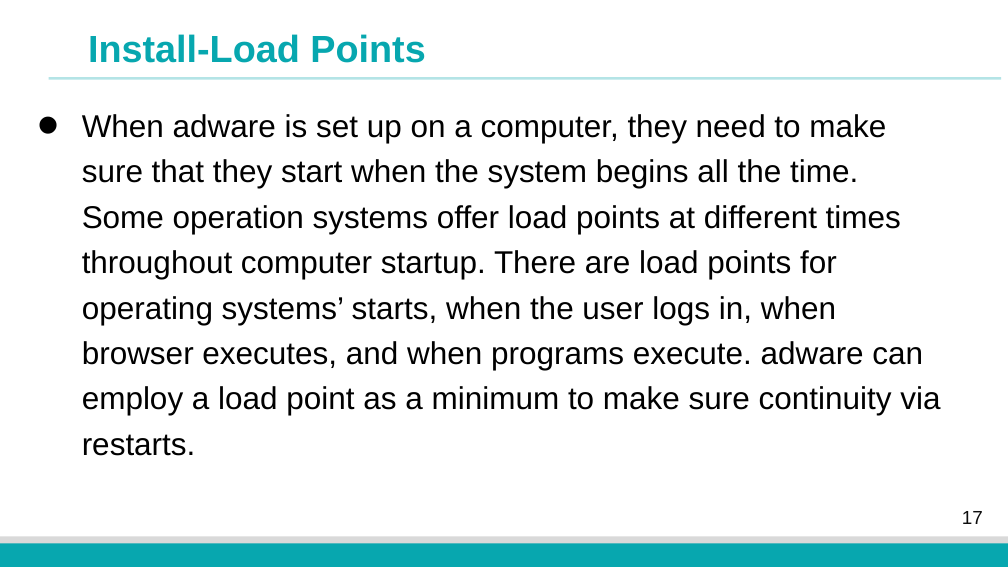
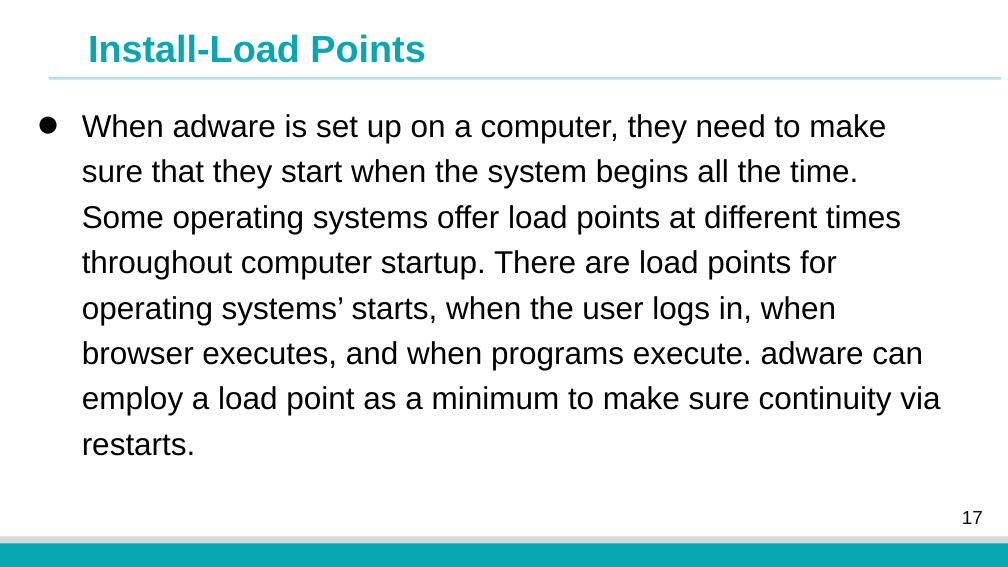
Before and after one commit to fangtian-zhong/fangtian-zhong.github.io, a slide deck: slide 17 of assets/slides/CSCI_591_Malicious_Code_Analysis_12.pptx. Drawn at 1008x567 pixels with LibreOffice and Linux fonts; fonts in the diff are those of the drawing; background and template pictures are left out. Boxes give left, top, right and bottom in pixels: in the first picture for what was removed or moved away, otherwise in the second. Text is boxed around its words. In the diff, an @@ line names an element or a change of style, - is before the commit and + after.

```diff
--- a/assets/slides/CSCI_591_Malicious_Code_Analysis_12.pptx
+++ b/assets/slides/CSCI_591_Malicious_Code_Analysis_12.pptx
@@ text at box(82, 114, 940, 456): text changed @@
-• When adware is set up on a computer, they need to make sure that they start when the system begins all the time. Some operation systems offer load points at different times throughout computer startup. There are load points for operating systems’ starts, when the user logs in, when browser executes, and when programs execute. adware can employ a load point as a minimum to make sure continuity via restarts.
+• When adware is set up on a computer, they need to make sure that they start when the system begins all the time. Some operating systems offer load points at different times throughout computer startup. There are load points for operating systems’ starts, when the user logs in, when browser executes, and when programs execute. adware can employ a load point as a minimum to make sure continuity via restarts.
```
Also in this commit, not shown: 10 other slides changed.
